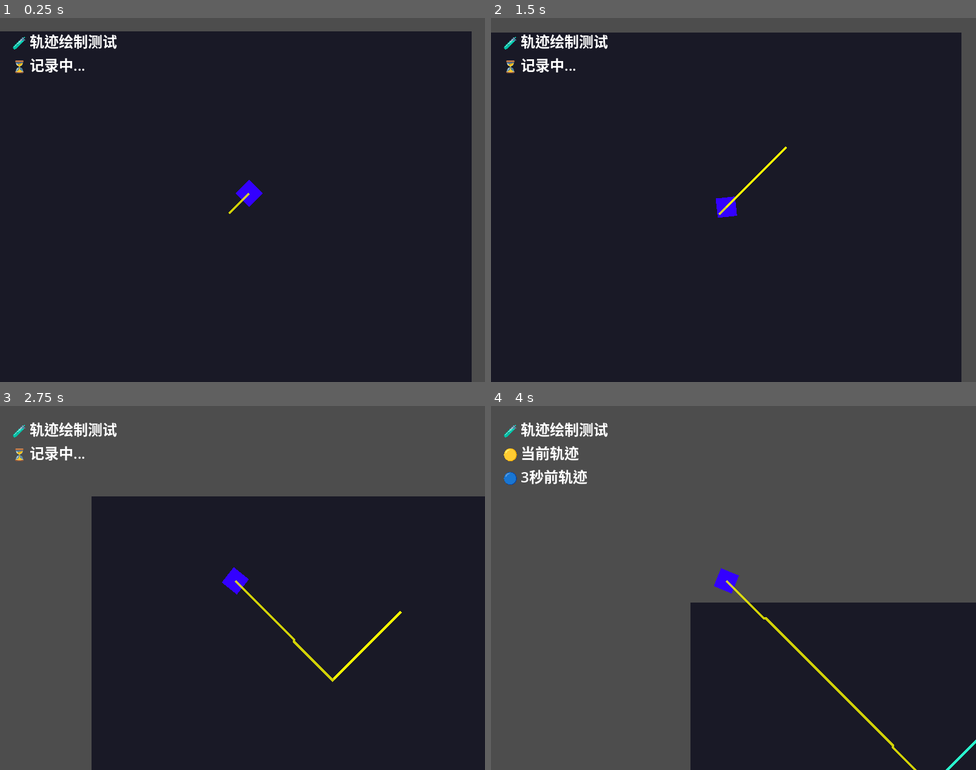
Above: before the commit, frames 1-4 (two rows, left to right).
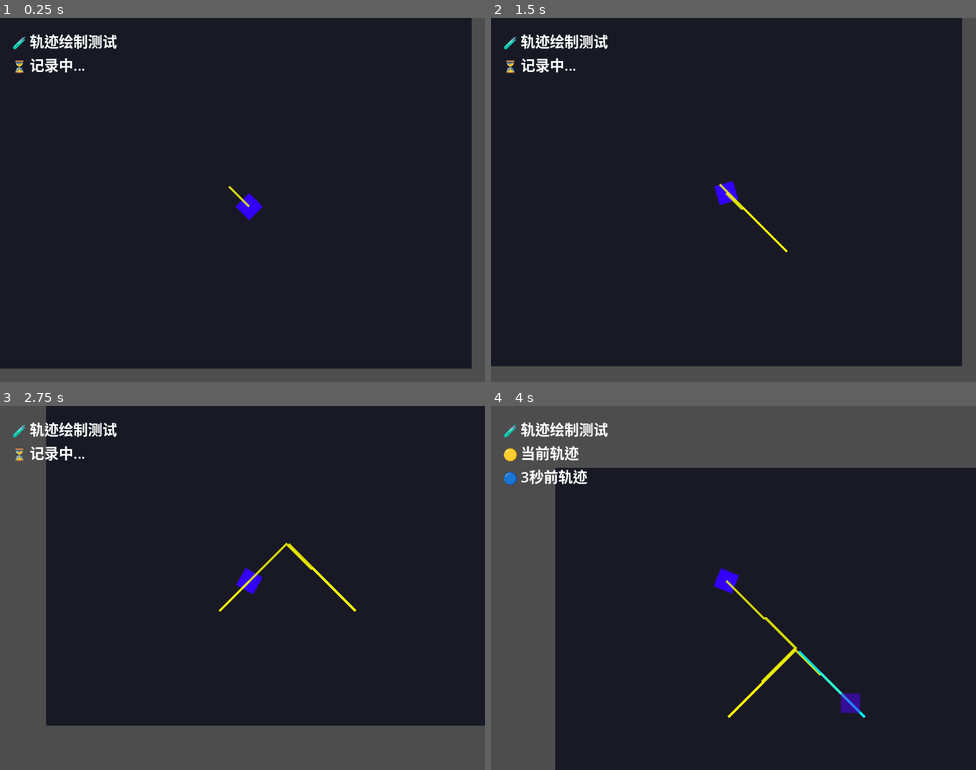
Above: after the commit, the same moments.

Repository: sdotyxz/temporal-echo
Game: Godot game, scene res://scenes/game.tscn
The game is run twice, just before and just after one commit, with the same random seed, the same clock (stepped at 60 frames per second) and the same inputs.
Inputs (mouse positions are in pixels of both pictures, inside the frame that each line leads up to):
- Up to frame 1 (0.25 s): no input
- Up to frame 2 (1.5 s): move the mouse to (840, 181) at 0.52 s; hold D (move_right) 0.53-1.28 s; click (840, 181) at 0.6 s; move the mouse to (636, 218) at 1.27 s; hold S (move_down) from 1.28 s (still down); click (636, 218) at 1.35 s
- Up to frame 3 (2.75 s): move the mouse to (291, 507) at 2.02 s; release S (move_down) at 2.03 s; hold D (move_right) from 2.03 s (still down); click (291, 507) at 2.1 s
- Up to frame 4 (4 s): move the mouse to (709, 660) at 2.77 s; release D (move_right) at 2.78 s; hold W (move_up) 2.78-3.53 s; click (709, 660) at 2.85 s; move the mouse to (879, 642) at 3.52 s; hold A (move_left) from 3.53 s (still down); click (879, 642) at 3.6 s

The runs differ from the first frame. In frame 1, 7.5% of the frame differs, in the area x 0-98%, y 0-100%; in frame 2, 8.7%; in frame 3, 39%; in frame 4, 45%, in the area x 13-100%, y 17-100%.

Commit message:
feat: 添加玩家边界限制，优化AI移动
- player.gd: 添加屏幕边界限制 (50-750, 50-550)
- ai_echo_test.gd: 添加对角线移动方向
- 玩家不会跑出屏幕外
- 更好地观察回声生成效果

Diff:
--- a/src/ai_echo_test.gd
+++ b/src/ai_echo_test.gd
@@ -45,7 +45,9 @@
 		_end_test()
 
 func _set_random_direction():
-	var dirs = [Vector2.RIGHT, Vector2.LEFT, Vector2.UP, Vector2.DOWN]
+	var dirs = [Vector2.RIGHT, Vector2.LEFT, Vector2.UP, Vector2.DOWN,
+				Vector2(1, 1).normalized(), Vector2(-1, 1).normalized(),
+				Vector2(1, -1).normalized(), Vector2(-1, -1).normalized()]
 	current_dir = dirs[randi() % dirs.size()]
 
 func _apply_movement_input():
--- a/src/player.gd
+++ b/src/player.gd
@@ -42,6 +42,10 @@
 
 	# 移动
 	move_and_slide()
+
+	# 限制在屏幕内
+	position.x = clamp(position.x, 50, 750)
+	position.y = clamp(position.y, 50, 550)
 
 	# 面向鼠标
 	_aim_at_mouse()
